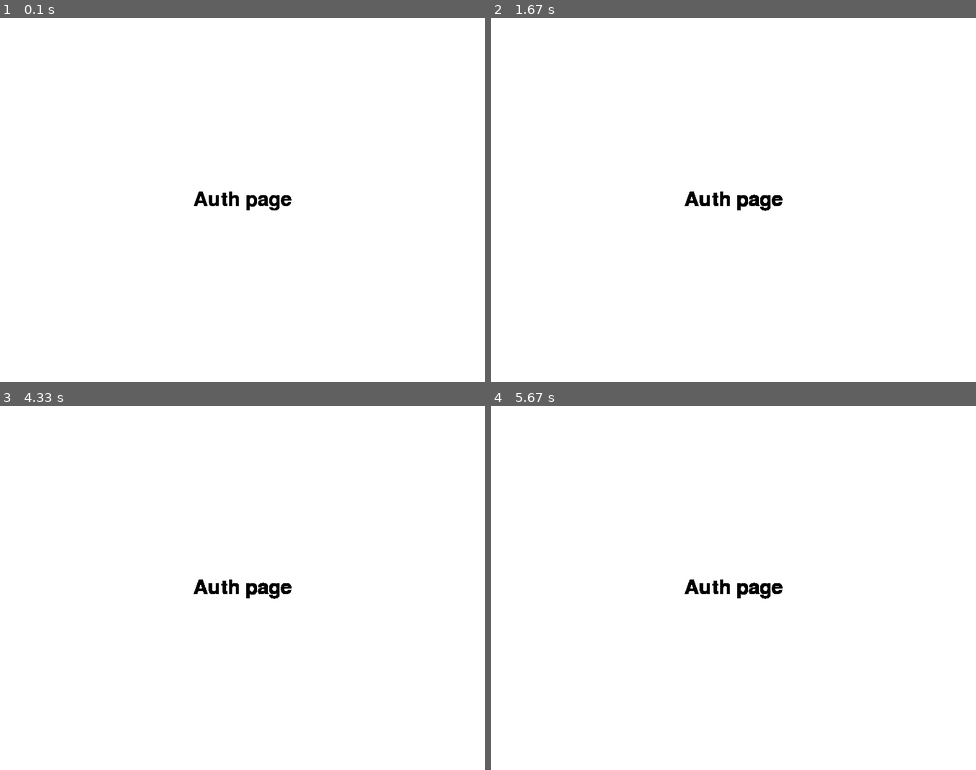
Above: before the commit, frames 1-4 (two rows, left to right).
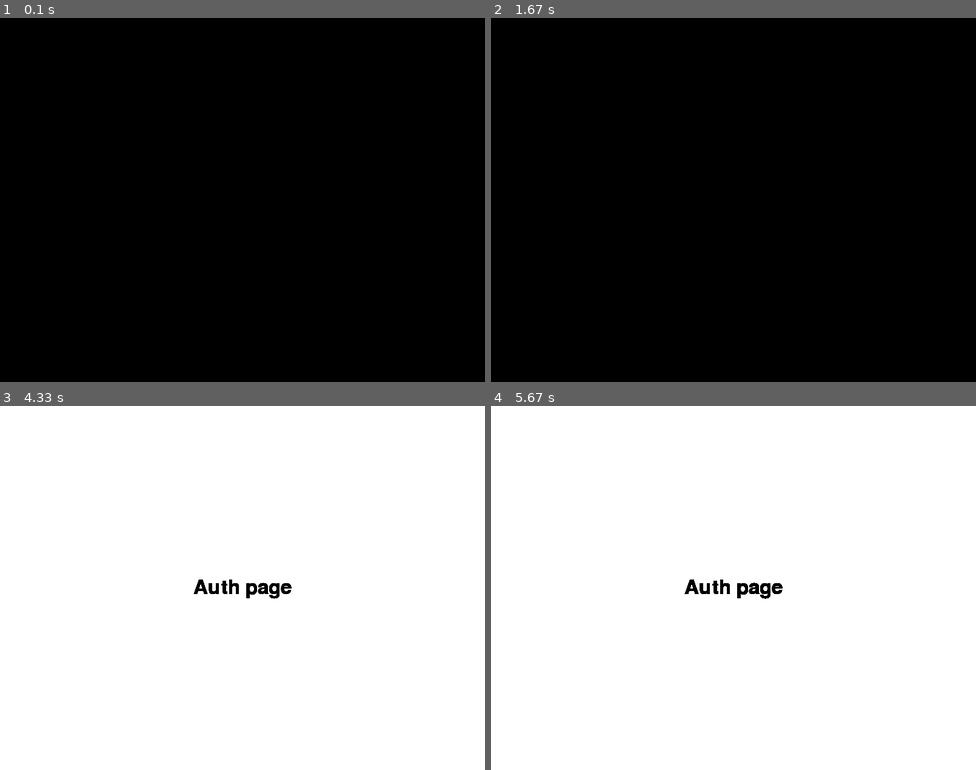
Above: after the commit, the same moments.

Repository: alechries/hhbk-project-pygame
Game: pygame game, started from start.py
Two runs of this game, one before a commit and one after it. Both use one fixed random seed, a clock stepped at 60 frames per second and the inputs below.
Inputs:
- Up to frame 1 (0.1 s): no input
- Up to frame 2 (1.67 s): no input
- Up to frame 3 (4.33 s): no input
- Up to frame 4 (5.67 s): no input

The runs differ from the first frame. In frame 1, 100% of the frame differs, in the area x 0-100%, y 0-100%; in frame 2, 100%; in frame 3, less than 0.1%; in frame 4, less than 0.1%.

Commit message:
Sound update

Diff:
--- a/modules/auth.py
+++ b/modules/auth.py
@@ -1,13 +1,20 @@
 from utils.page import BasePage
 from pygame.event import Event
+from pygame.mixer import Sound
 
 from utils.start_app import start_app
+from time import sleep
 
 
 class AuthPage(BasePage):
 
     def __init__(self):
         super().__init__()
+
+        sound = Sound('assets/sounds/auth/loaded.mp3')
+        sound.play()
+        sleep(4)
+        sound.stop()
 
     def draw(self):
         text = self.DEFAULT_FONT.render('Auth page', True, self.thema.text)
@@ -18,7 +25,9 @@
         pass
 
     def exit_event(self):
-        pass
+        sound = Sound('assets/sounds/auth/app_shutdown.mp3')
+        sound.play()
+        sleep(1)
 
 
 if __name__ == "__main__":
Empty file removed: assets/sounds/empty.txt
Not shown, added: assets/sounds/auth/app_shutdown.mp3
Not shown, added: assets/sounds/auth/loaded.mp3
